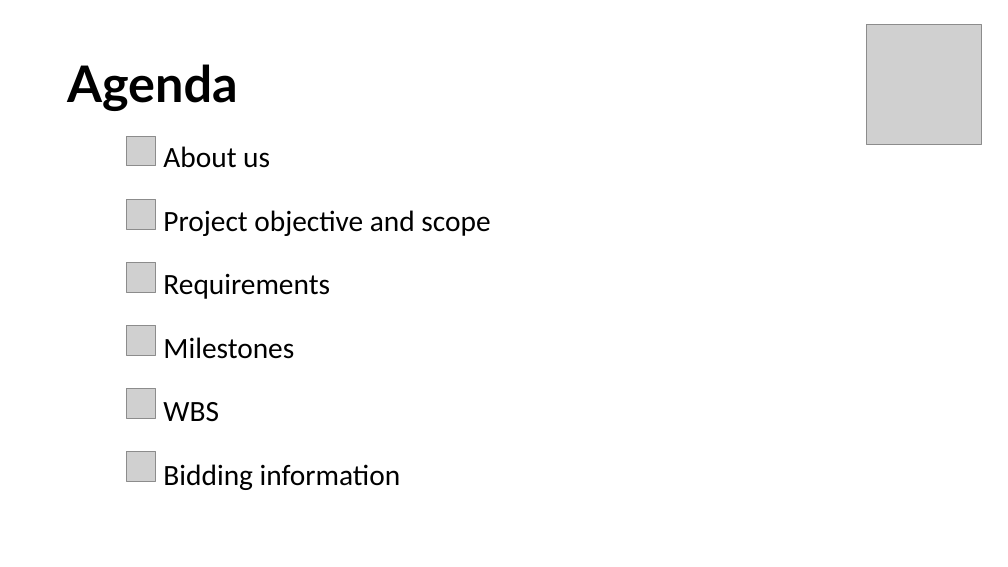
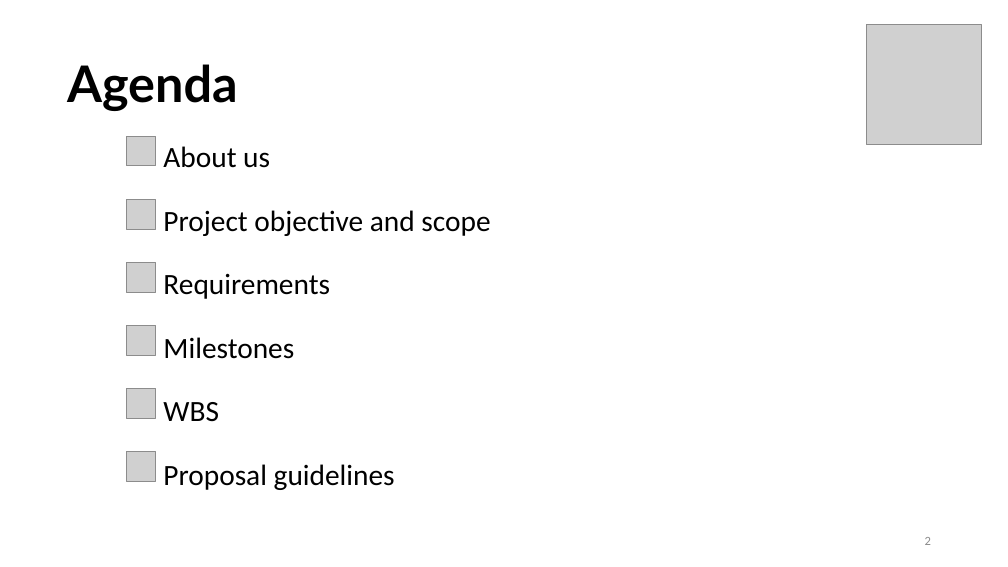
Before and after one commit to seraogianluca/IR2, a slide deck: slide 2 of PM/RFP Presentation.pptx. Drawn at 1008x567 pixels with LibreOffice and Linux fonts; fonts in the diff are those of the drawing; grey boxes stand for pictures. Boxes give left, top, right and bottom in pixels: in the first picture for what was removed or moved away, otherwise in the second. Text is boxed around its words. In the diff, an @@ line names an element or a change of style, - is before the commit and + after.

```diff
--- a/PM/RFP Presentation.pptx
+++ b/PM/RFP Presentation.pptx
@@ subtitle at <box>163,464,395,490</box>: text changed @@
-Bidding information
+Proposal guidelines
@@ page number added at <box>925,537,931,545</box>, 12 pt, text #8C8C8C @@
+2
```
Also in this commit, not shown: 17 other slides changed, 1 other file.
